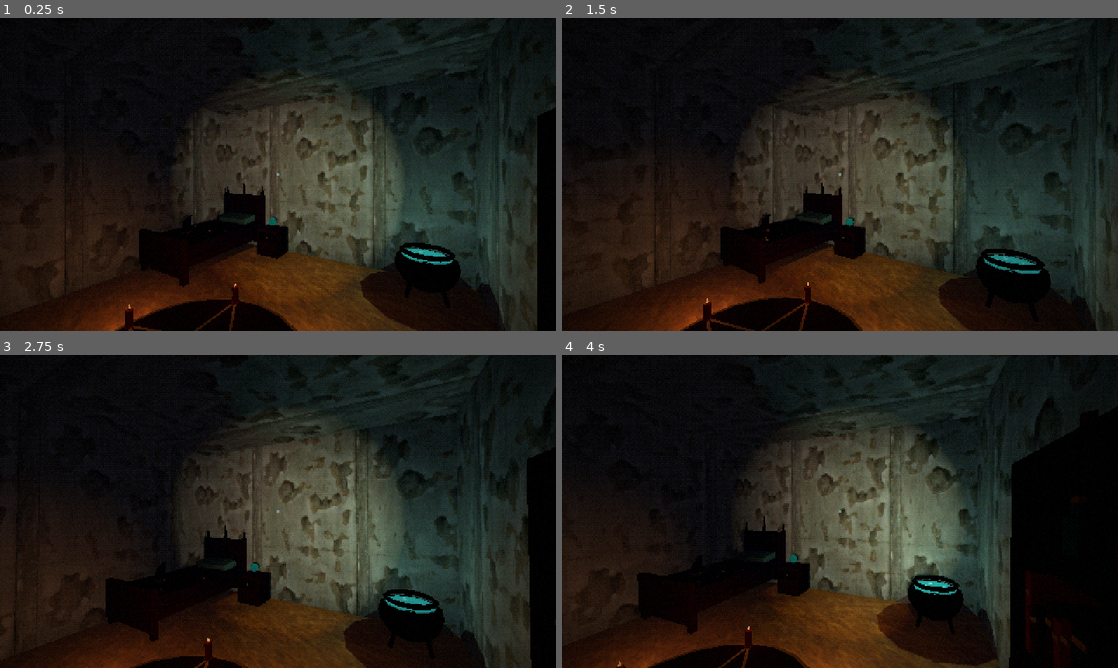
Above: before the commit, frames 1-4 (two rows, left to right).
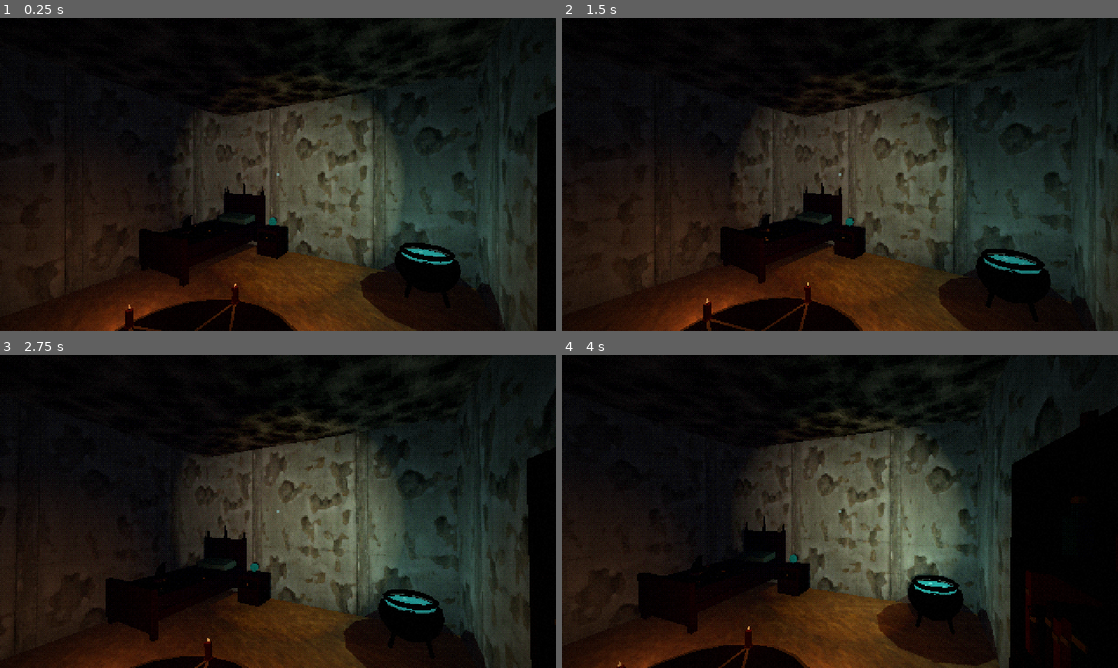
Above: after the commit, the same moments.

Repository: alexdragnea1/horror-indie
Game: Godot game, scene res://scenes/nivel_test.tscn
Two runs of this game, one before a commit and one after it. Both use one fixed random seed, a clock stepped at 60 frames per second and the inputs below. Sound files missing from this copy of the repository are replaced by a short silence.
Inputs (mouse positions are in pixels of both pictures, inside the frame that each line leads up to):
- Up to frame 1 (0.25 s): no input
- Up to frame 2 (1.5 s): tap Enter at 0.5 s; move the mouse to (867, 174) at 0.52 s; hold Shift (alearga) 0.53-1.28 s; click (867, 174) at 0.67 s; tap Space at 1.25 s; move the mouse to (812, 174) at 1.27 s; tap D (dreapta) at 1.35 s; click (812, 174) at 1.42 s
- Up to frame 3 (2.75 s): tap Enter at 2 s; move the mouse to (289, 505) at 2.02 s; tap W (inainte) at 2.1 s; click (289, 505) at 2.17 s
- Up to frame 4 (4 s): tap Space at 2.75 s; move the mouse to (834, 517) at 2.77 s; tap S (inapoi) at 2.85 s; click (834, 517) at 2.92 s; tap Enter at 3.5 s; move the mouse to (878, 514) at 3.52 s; hold E (interact) from 3.53 s (still down); click (878, 514) at 3.67 s

The runs differ from the first frame. In frame 1, 3.3% of the frame differs, in the area x 36-90%, y 0-32%; in frame 2, 2.9%; in frame 3, 3.7%, in the area x 36-88%, y 0-33%; in frame 4, 3.5%.

Commit message:
Tavan separat de pereți, în ocru din paletă
Co-Authored-By: Claude Opus 5.5 <noreply@anthropic.com>

Diff:
--- a/scenes/nivel_test.tscn
+++ b/scenes/nivel_test.tscn
@@ -55,6 +55,13 @@
 shader_parameter/textura = SubResource("tex_podea")
 shader_parameter/culoare = Color(0.565, 0.29, 0.251, 1)
 
+[sub_resource type="ShaderMaterial" id="mat_tavan"]
+shader = ExtResource("1")
+shader_parameter/textura = SubResource("tex_podea")
+shader_parameter/culoare = Color(0.631, 0.518, 0.388, 1)
+shader_parameter/repetare_uv = Vector2(0.3, 0.3)
+shader_parameter/uv_din_lume = true
+
 [sub_resource type="ShaderMaterial" id="mat_pamant"]
 shader = ExtResource("1")
 shader_parameter/textura = SubResource("tex_podea")
@@ -135,6 +142,21 @@
 transform = Transform3D(1, 0, 0, 0, 1, 0, 0, 0, 1, 3.7, -0.08, -11.7)
 size = Vector3(5.2, 0.2, 4.6)
 material = SubResource("mat_podea")
+
+[node name="TavanCamera" type="CSGBox3D" parent="Casa"]
+transform = Transform3D(1, 0, 0, 0, 1, 0, 0, 0, 1, 0, 3.06, 0)
+size = Vector3(8, 0.2, 8)
+material = SubResource("mat_tavan")
+
+[node name="TavanHol" type="CSGBox3D" parent="Casa"]
+transform = Transform3D(1, 0, 0, 0, 1, 0, 0, 0, 1, 0, 3.06, -9.1)
+size = Vector3(2, 0.2, 9.8)
+material = SubResource("mat_tavan")
+
+[node name="TavanDormitor" type="CSGBox3D" parent="Casa"]
+transform = Transform3D(1, 0, 0, 0, 1, 0, 0, 0, 1, 3.7, 3.06, -11.7)
+size = Vector3(5, 0.2, 4.6)
+material = SubResource("mat_tavan")
 
 [node name="Masa" type="CSGBox3D" parent="Casa"]
 transform = Transform3D(1, 0, 0, 0, 1, 0, 0, 0, 1, 2.2, 0.4, 1.5)
Not shown: 1 places in scenes/nivel_test.tscn that only renumber resources
Not shown, changed: CLAUDE.md
